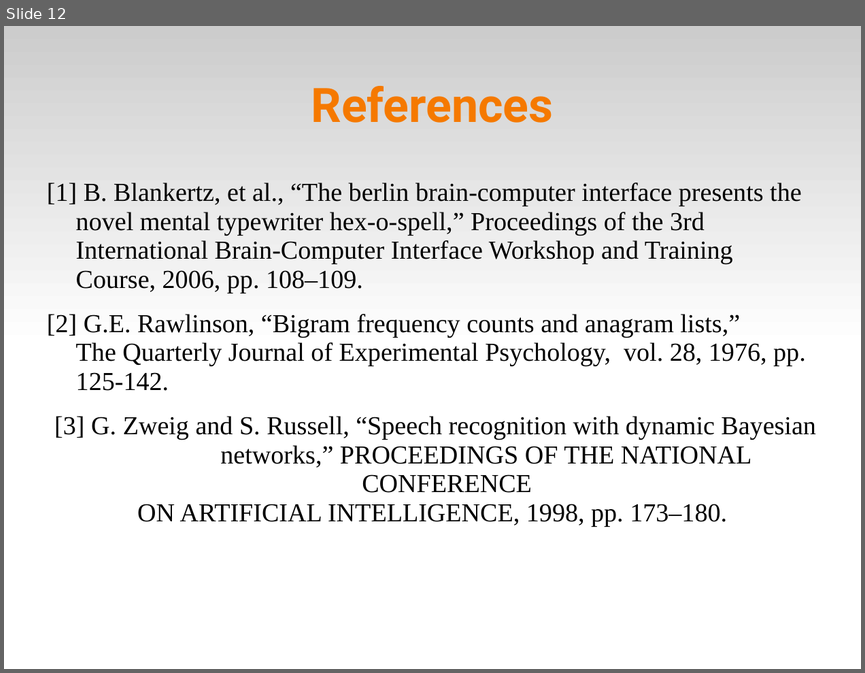
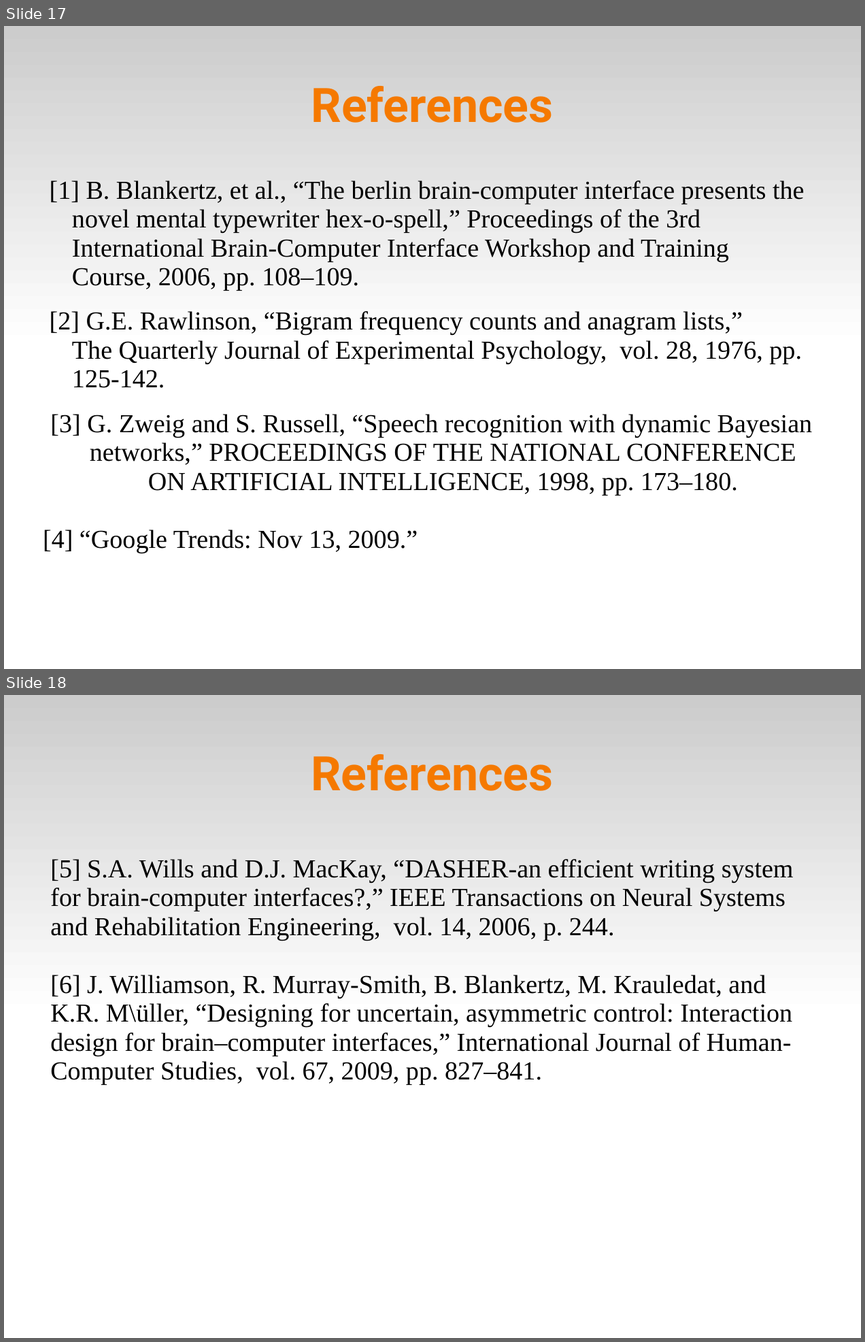
Before and after one commit to abdullah38rcc/BCI-Virtual-Keyboard, a slide deck: circlespell/docs/virtKey.ppt. Shown one above the other, each under a label of ours: slide 12 before the commit, slides 17 and 18 after it. The pictures are 865x673 and 865x1342 pixels, drawn with LibreOffice and Linux fonts; fonts in the diff are those of the drawing. Boxes give left, top, right and bottom in pixels: in the first picture for what was removed or moved away, otherwise in the second. Text is boxed around its words. In the diff, an @@ line names an element or a change of style, - is before the commit and + after.

```diff
--- a/circlespell/docs/virtKey.ppt
+++ b/circlespell/docs/virtKey.ppt
@@ slide 18 added at [4, 695, 861, 1338], background #FFFFFF; not listed: 1 template element that a slide beside it also shows @@
@@ title added at [311, 754, 553, 791], 44 pt, text #F57900, bold @@
+References
@@ text added at [50, 859, 793, 1085], 24 pt, text #000000 @@
+[5] S.A. Wills and D.J. MacKay, “DASHER-an efficient writing system for brain-computer interfaces?,” IEEE Transactions on Neural Systems and Rehabilitation Engineering, vol. 14, 2006, p. 244.
+[6] J. Williamson, R. Murray-Smith, B. Blankertz, M. Krauledat, and K.R. M\üller, “Designing for uncertain, asymmetric control: Interaction design for brain–computer interfaces,” International Journal of Human-Computer Studies, vol. 67, 2009, pp. 827–841.
@@ what was slide 12 is now slide 17 @@
@@ slide 17 changed as well @@
@@ subtitle at [43, 414, 813, 552]: text changed @@
-[3] G. Zweig and S. Russell, “Speech recognition with dynamic Bayesian networks,” PROCEEDINGS OF THE NATIONAL CONFERENCE
-ON ARTIFICIAL INTELLIGENCE, 1998, pp. 173–180.
+[3] G. Zweig and S. Russell, “Speech recognition with dynamic Bayesian networks,” PROCEEDINGS OF THE NATIONAL CONFERENCE ON ARTIFICIAL INTELLIGENCE, 1998, pp. 173–180.
+[4] “Google Trends: Nov 13, 2009.”
```
Also in this commit, not shown: 3 other slides changed, 5 other slides added, 5 other files.
